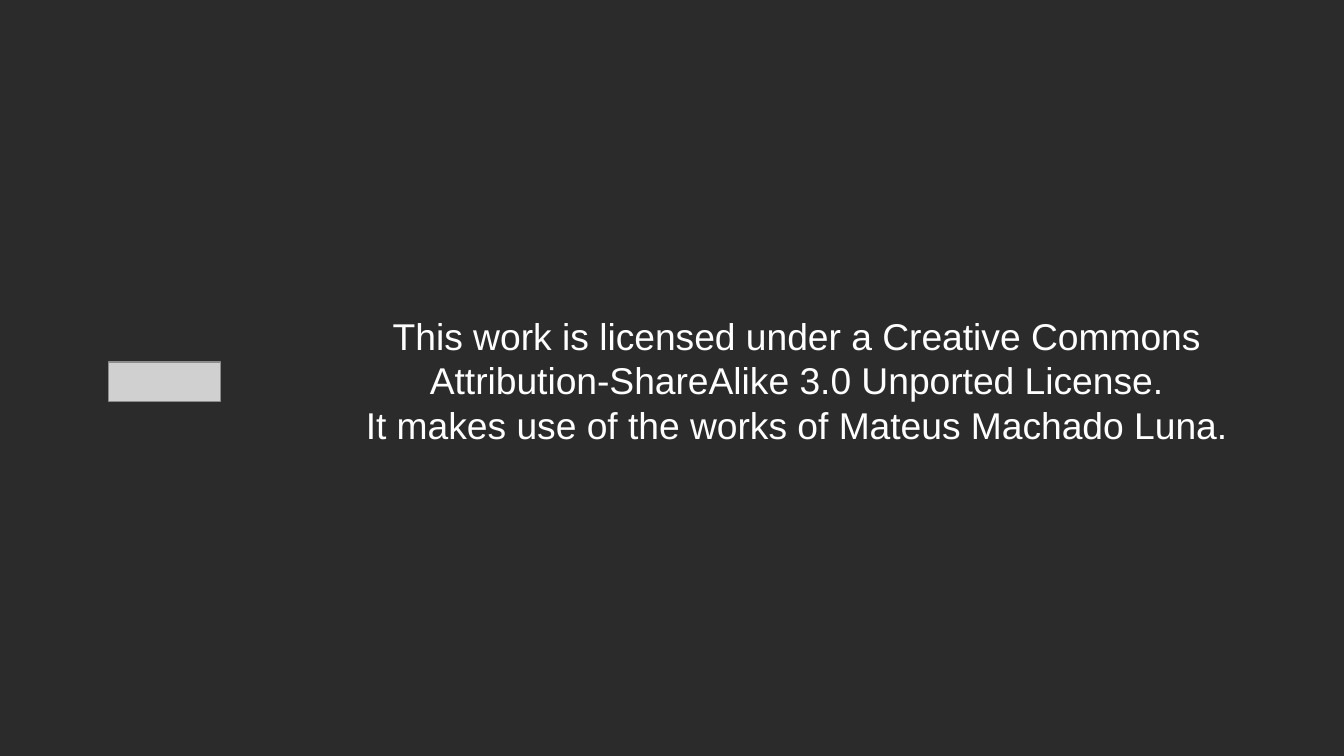
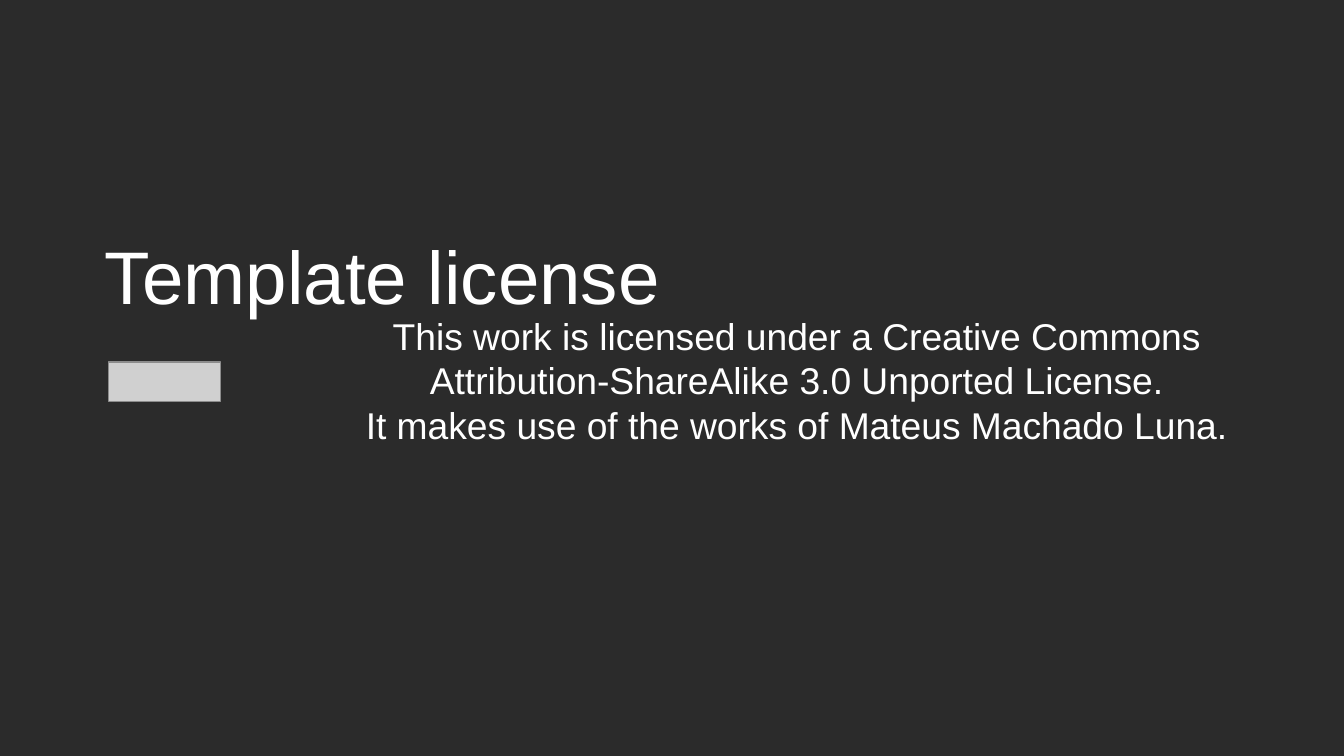
Before and after one commit to KionaB/FAIRscripts, a slide deck: slide 7 of ProjectPresentation.odp (slide 4 before the commit). Drawn at 1344x756 pixels with LibreOffice and Linux fonts; fonts in the diff are those of the drawing; grey boxes stand for pictures; background and template pictures are left out; a plain dark background stands for a picture behind light text. Boxes give left, top, right and bottom in pixels: in the first picture for what was removed or moved away, otherwise in the second. Text is boxed around its words. In the diff, an @@ line names an element or a change of style, - is before the commit and + after.

Commit message:
Presentation added

```diff
--- a/ProjectPresentation.odp
+++ b/ProjectPresentation.odp
@@ title added at bbox=[105, 250, 660, 318], 44 pt, text #FFFFFF @@
+Template license
```
Also in this commit, not shown: 1 other slide changed, 4 slides added, 1 other file.
